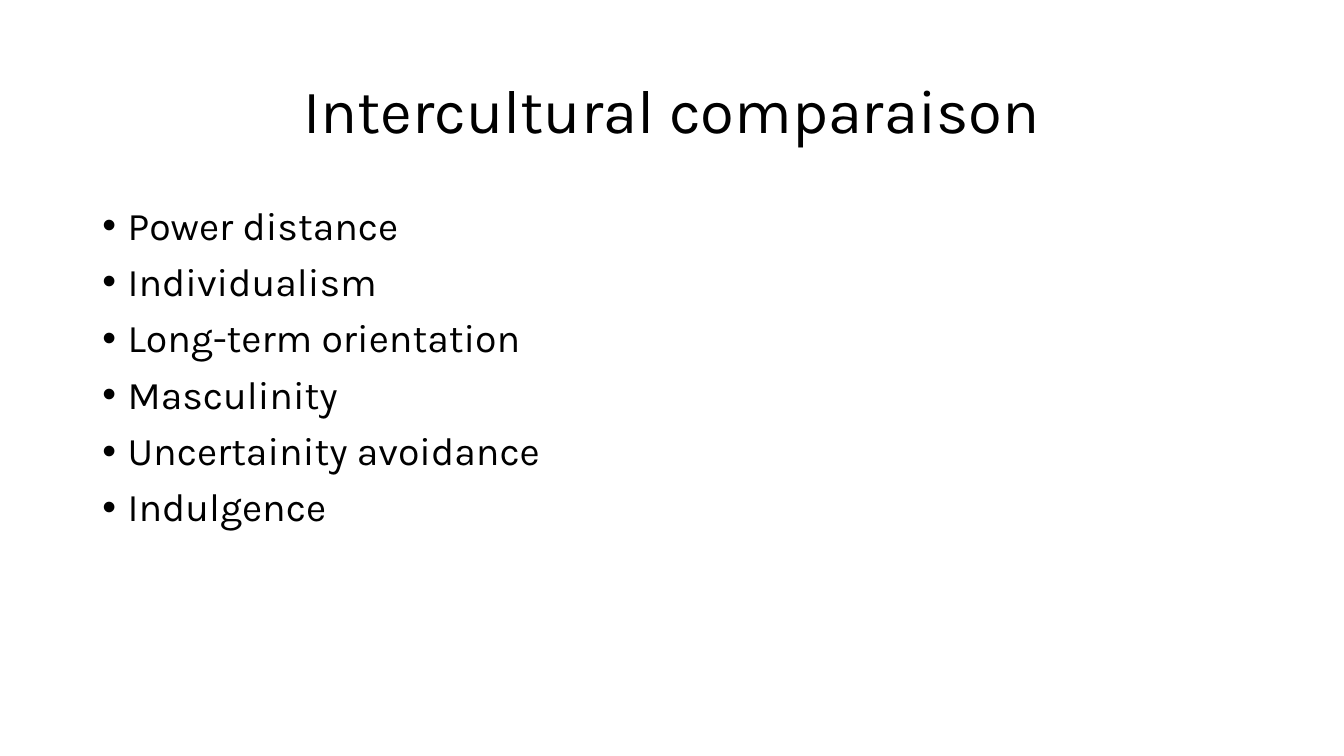
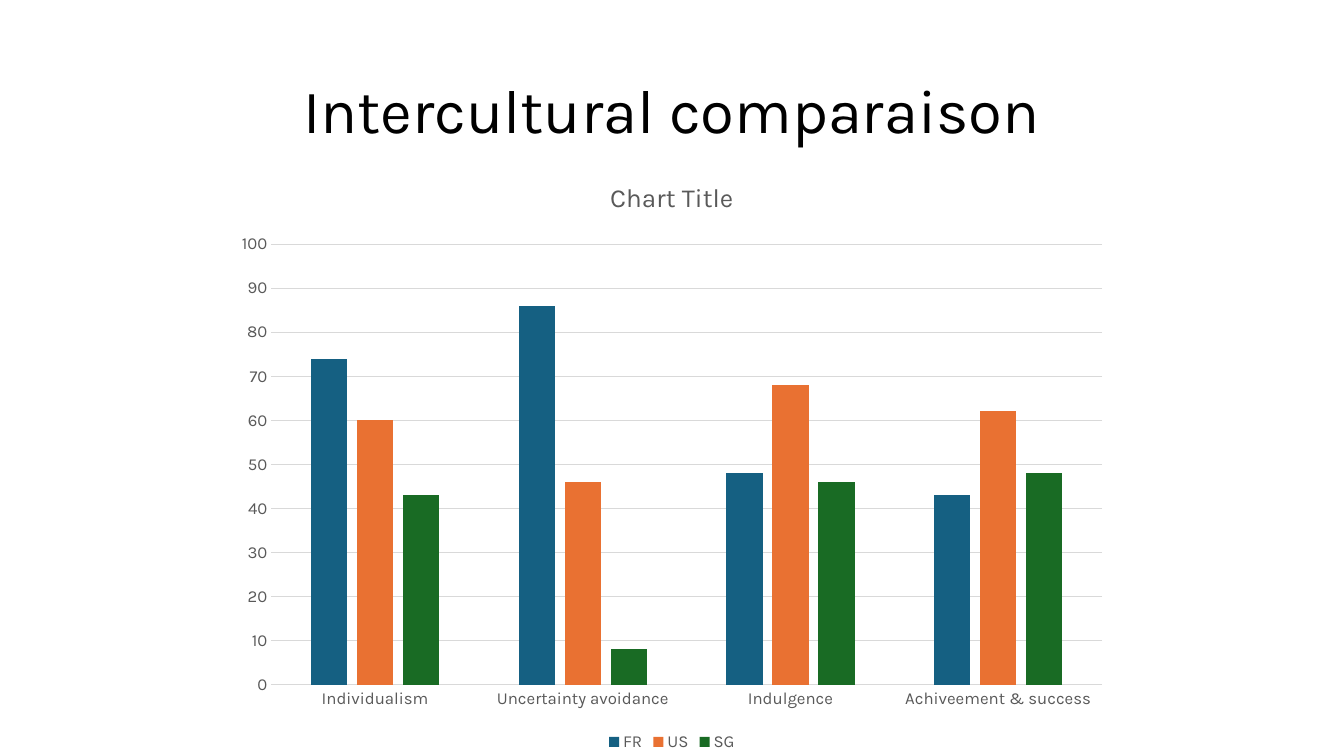
Before and after one commit to Scortail/AnglaisAd, a slide deck: slide 5 of slides.pptx. Drawn at 1344x756 pixels with LibreOffice and Linux fonts; fonts in the diff are those of the drawing. Boxes give left, top, right and bottom in pixels: in the first picture for what was removed or moved away, otherwise in the second. Text is boxed around its words. In the diff, an @@ line names an element or a change of style, - is before the commit and + after.

Commit message:
maj

```diff
--- a/slides.pptx
+++ b/slides.pptx
@@ column chart added at [224, 158, 1120, 756] @@
+categories: Individualism, Uncertainty avoidance, Indulgence, Achiveement & success
+FR: 74, 86, 48, 43
+US: 60, 46, 68, 62
+SG: 43, 8, 46, 48
@@ text removed at [128, 213, 540, 531] @@
-• Power distance
-• Individualism
-• Long-term orientation
-• Masculinity
-• Uncertainity avoidance
-• Indulgence
```
